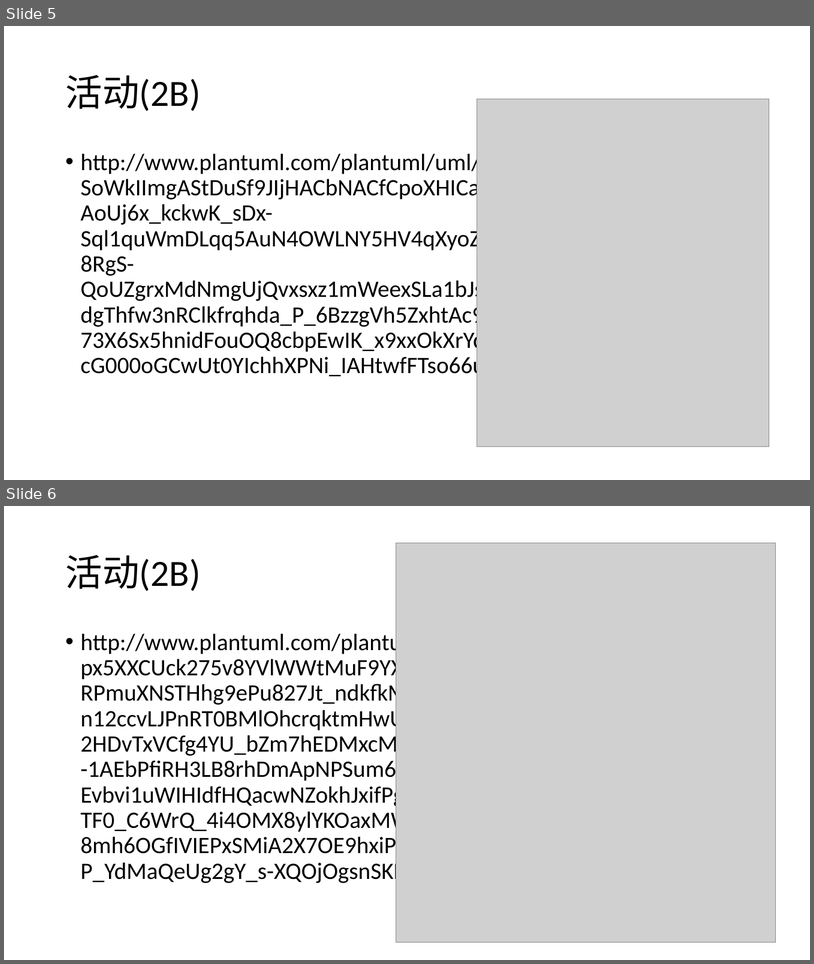
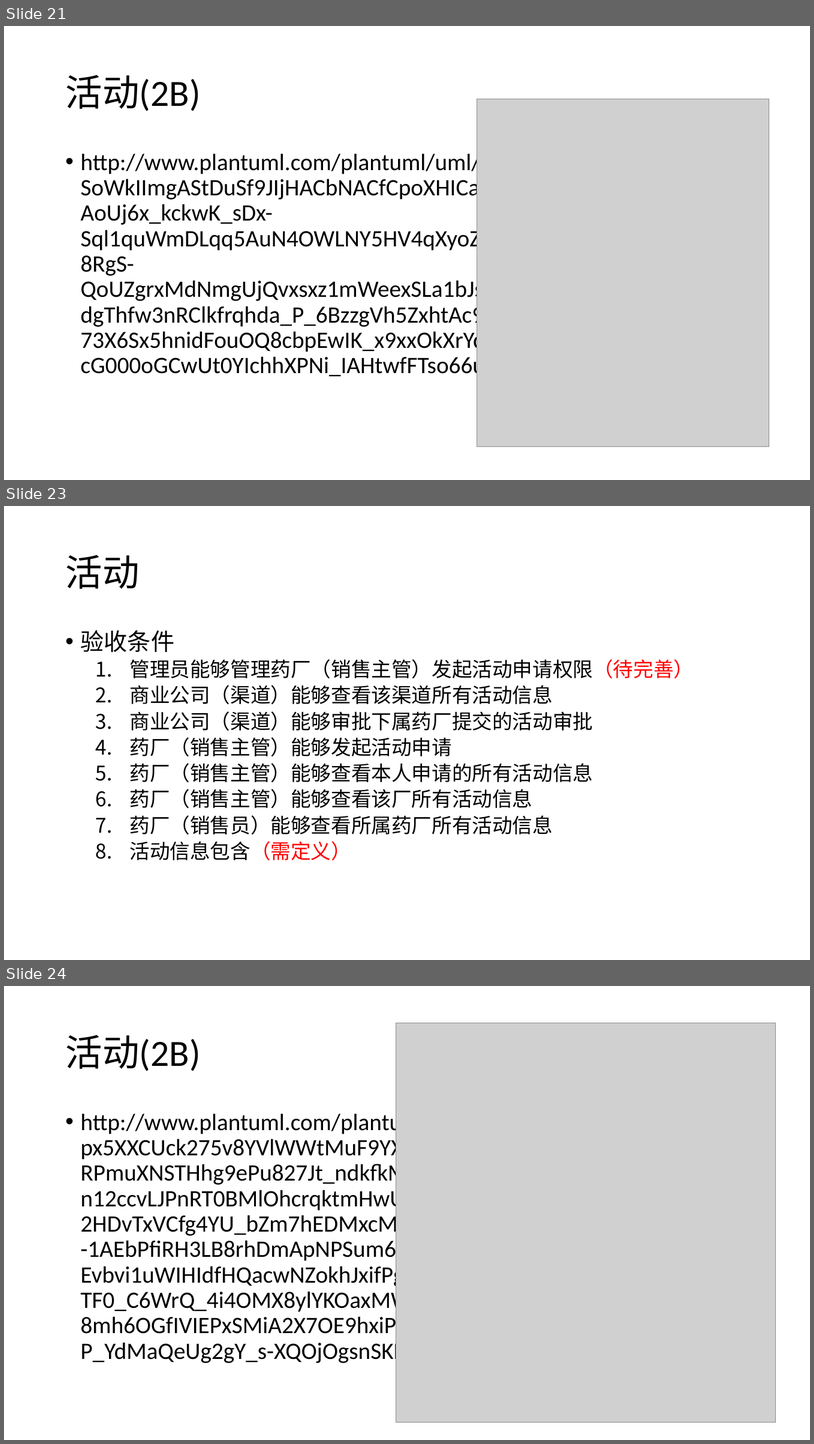
Before and after one commit to swansrp/Tanya, a slide deck: doc/prd.pptx. Shown one above the other, each under a label of ours: slides 5 and 6 before the commit, slides 21, 23 and 24 after it; the slides between them are not shown. The pictures are 814x964 and 814x1444 pixels, drawn with LibreOffice and Linux fonts; fonts in the diff are those of the drawing; grey boxes stand for pictures. Boxes give left, top, right and bottom in pixels: in the first picture for what was removed or moved away, otherwise in the second. Text is boxed around its words. In the diff, an @@ line names an element or a change of style, - is before the commit and + after.

```diff
--- a/doc/prd.pptx
+++ b/doc/prd.pptx
@@ slide 23 added at <box>4,506,810,960</box>, background #FFFFFF @@
@@ title added at <box>65,555,139,589</box>, 44 pt, text #000000 @@
+活动
@@ text added at <box>81,630,695,860</box>, 24 pt, text #000000 @@
+• 验收条件
+  1. 管理员能够管理药厂（销售主管）发起活动申请权限（待完善）
+  2. 商业公司（渠道）能够查看该渠道所有活动信息
+  3. 商业公司（渠道）能够审批下属药厂提交的活动审批
+  4. 药厂（销售主管）能够发起活动申请
+  5. 药厂（销售主管）能够查看本人申请的所有活动信息
+  6. 药厂（销售主管）能够查看该厂所有活动信息
+  7. 药厂（销售员）能够查看所属药厂所有活动信息
+  8. 活动信息包含（需定义）
@@ what was slide 5 is now slide 21 @@
@@ what was slide 6 is now slide 24 @@
```
Also in this commit, not shown: 2 slides changed, 21 other slides added.
